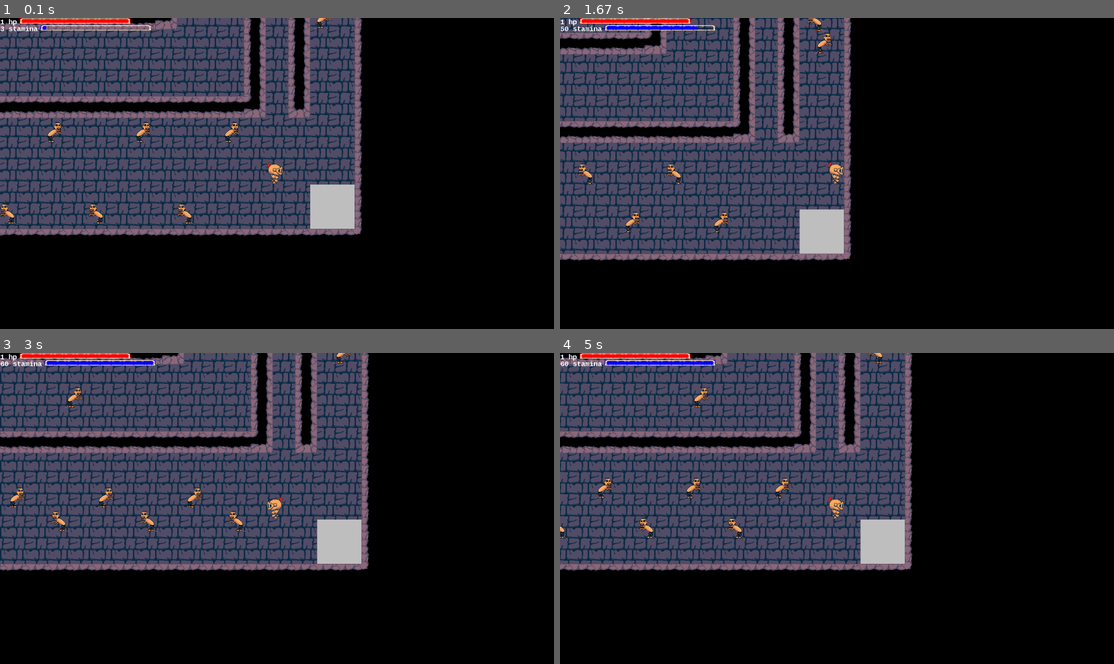
Above: before the commit, frames 1-4 (two rows, left to right).
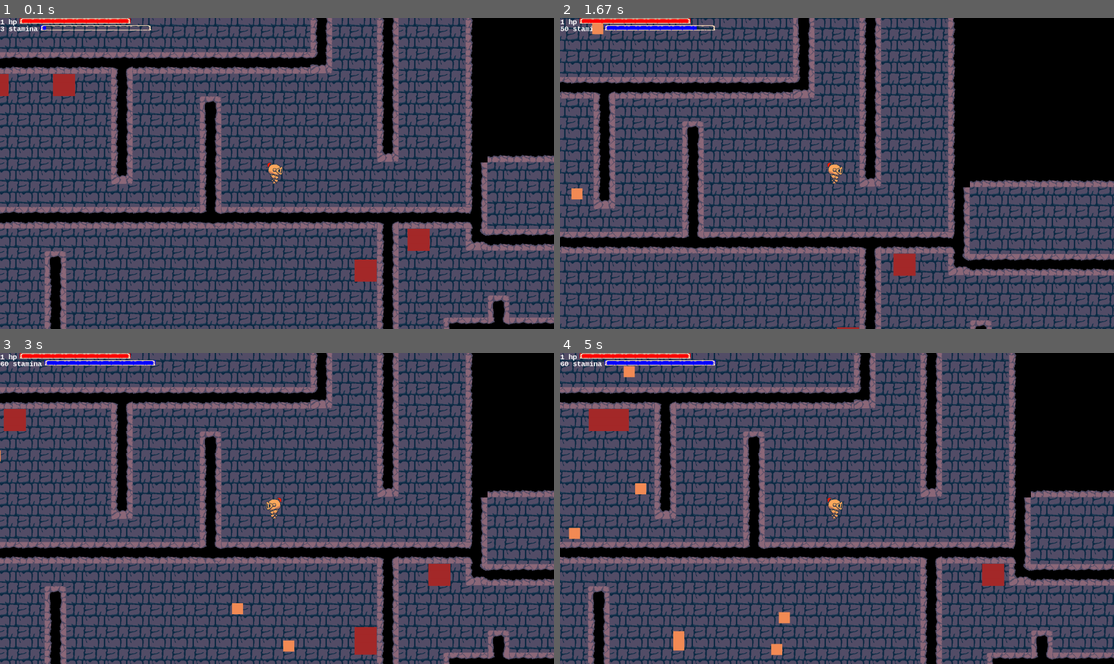
Above: after the commit, the same moments.

Repository: benedekhalaj/pygame-roguelike
Game: pygame game, started from play.py
The game is run twice, just before and just after one commit, with the same random seed, the same clock (stepped at 60 frames per second) and the same inputs.
Inputs:
- Up to frame 1 (0.1 s): no input
- Up to frame 2 (1.67 s): hold Right 0.33-0.8 s; hold Up 0.83-1.13 s; hold Right 1.17-1.63 s
- Up to frame 3 (3 s): hold Left 1.67-2.2 s; hold Down 2.23-2.53 s; hold Left 2.57-2.97 s
- Up to frame 4 (5 s): hold Up 3-3.37 s; hold Right 3.4-4.03 s; hold Down 4.07-4.43 s; hold Left 4.47-4.93 s; hold Right from 4.97 s (still down)

The runs differ from the first frame. In frame 1, 62% of the frame differs, in the area x 0-100%, y 0-100%; in frame 2, 64%; in frame 3, 69%; in frame 4, 69%.

Commit message:
Map: Update Level 2

Diff:
--- a/model/map/map.py
+++ b/model/map/map.py
@@ -10,7 +10,7 @@
 
 
 def generate_map():
-    text_map = data_manager.open_csv_file(f"model/map/map_file/{LEVEL_1}")
+    text_map = data_manager.open_csv_file(f"model/map/map_file/{LEVEL_2}")
     map_sings = data_manager.open_file("model/map/map_file/map_description.csv")
     map_sings_dict = create_map_sign_dict(map_sings)
     return text_map, map_sings_dict
--- a/model/map/map_file/level_2.csv
+++ b/model/map/map_file/level_2.csv
@@ -1,32 +1,32 @@
 9,3,3,3,3,3,3,3,3,3,3,3,3,3,3,3,3,3,3,3,3,3,3,3,3,3,3,3,3,3,3,3,3,3,3,3,3,3,3,3,3,3,3,3,3,3,3,3,3,3,3,3,3,3,3,3,3,3,3,3,3,33,3,3,3,8,-1,-1,-1,-1,-1,-1,-1,-1,-1,9,3,3,3,8
 5,1,1,1,1,1,1,1,1,1,1,1,1,1,1,1,1,1,1,1,1,1,1,1,1,1,1,1,1,1,1,1,1,1,1,1,1,1,1,1,1,1,1,1,1,1,1,1,1,1,1,1,1,1,1,1,1,1,1,1,1,14,1,1,1,25,3,3,3,3,3,3,3,3,3,27,1,1,2,4
-5,1,1,1,1,1,1,1,1,1,1,1,1,1,1,1,1,1,1,1,1,1,1,1,1,1,1,1,1,1,1,1,1,1,1,1,1,1,1,1,1,1,1,1,1,1,1,1,1,1,1,1,1,55,1,1,1,1,1,1,1,14,1,1,1,1,1,1,1,1,1,1,1,1,1,1,1,1,55,4
+5,1,1,1,1,1,1,1,1,1,1,1,1,1,1,1,1,1,1,1,1,1,1,1,1,1,1,1,1,1,1,1,1,1,1,1,1,1,1,1,1,1,1,1,1,1,1,1,1,1,1,1,1,54,1,1,1,1,1,1,1,14,1,1,1,1,1,1,1,1,1,1,1,1,1,1,1,1,54,4
 5,1,1,1,1,1,1,1,1,1,1,1,1,1,1,1,1,1,1,1,1,1,1,1,1,1,1,1,1,1,1,1,1,1,1,1,1,1,1,1,1,1,1,1,1,1,1,1,1,1,1,1,1,1,1,1,1,1,13,1,1,14,1,1,1,26,2,2,2,2,2,2,2,2,2,28,1,1,2,4
-5,1,1,1,1,1,1,1,1,1,1,1,1,1,1,1,1,1,1,1,1,1,1,1,1,1,1,1,1,1,1,1,1,1,1,1,1,1,1,1,1,1,1,1,1,1,1,1,1,1,1,1,1,1,1,1,1,1,14,1,1,14,1,1,1,4,1,1,1,1,1,1,1,1,1,5,1,1,1,4
-5,1,1,1,1,1,1,1,1,1,1,1,1,1,1,1,1,1,1,1,1,1,1,1,1,1,1,1,1,1,1,1,1,1,1,1,1,1,1,1,1,1,1,1,1,1,1,1,1,1,1,1,1,1,1,1,1,1,14,1,1,14,1,1,1,4,1,1,1,1,1,1,1,1,1,5,1,1,1,4
-7,2,2,2,2,2,2,2,2,2,2,2,2,2,2,2,2,2,2,2,2,2,2,2,2,2,2,2,2,2,2,2,2,2,2,2,2,29,11,11,11,11,11,11,11,11,11,11,11,20,11,11,11,11,11,11,11,11,22,1,1,14,1,1,1,4,1,1,1,1,1,1,1,1,1,5,1,1,1,4
--1,-1,-1,-1,-1,-1,-1,-1,-1,-1,-1,-1,-1,-1,-1,-1,-1,-1,-1,-1,-1,-1,-1,-1,-1,-1,-1,-1,-1,-1,-1,-1,-1,-1,-1,-1,-1,5,57,1,1,1,1,57,1,1,57,1,1,14,1,1,1,1,1,1,1,1,1,1,1,14,1,1,1,4,1,1,1,1,1,1,1,1,1,5,1,1,1,4
--1,-1,-1,-1,-1,-1,-1,-1,-1,-1,-1,-1,-1,-1,-1,-1,-1,-1,-1,-1,-1,-1,-1,-1,-1,-1,-1,-1,-1,-1,-1,-1,-1,-1,-1,-1,-1,5,1,1,1,1,1,1,1,1,1,1,1,14,1,1,1,13,1,1,1,1,1,1,1,14,1,1,1,4,1,1,1,1,1,1,1,1,1,5,1,1,1,4
--1,-1,-1,-1,-1,-1,-1,-1,-1,-1,-1,-1,-1,-1,-1,-1,-1,-1,-1,-1,-1,-1,-1,-1,-1,-1,-1,-1,-1,-1,-1,-1,-1,-1,-1,-1,-1,5,1,1,1,1,1,1,1,1,1,1,1,14,1,1,1,14,1,1,1,1,1,1,1,14,1,1,1,4,1,1,1,1,1,1,1,1,1,5,1,1,1,4
--1,-1,-1,-1,-1,-1,-1,-1,-1,-1,-1,-1,-1,-1,-1,-1,-1,-1,-1,-1,-1,-1,-1,-1,-1,-1,-1,-1,-1,-1,-1,-1,-1,-1,-1,-1,-1,5,1,1,1,1,1,1,1,1,1,1,1,14,1,1,1,14,1,1,1,1,1,1,1,15,1,1,1,4,1,1,1,1,1,1,1,1,1,7,2,2,2,6
--1,-1,-1,-1,-1,-1,-1,-1,-1,-1,-1,-1,-1,-1,-1,-1,-1,-1,-1,-1,-1,-1,-1,-1,-1,-1,-1,-1,-1,-1,-1,-1,-1,-1,-1,-1,-1,5,1,1,1,1,1,1,1,1,1,1,1,15,1,1,1,14,1,1,1,1,1,1,1,1,1,1,1,4,1,1,1,1,1,1,1,1,1,1,1,1,1,4
--1,-1,-1,-1,-1,-1,-1,-1,-1,-1,-1,-1,-1,-1,-1,-1,-1,-1,-1,-1,-1,-1,-1,-1,-1,-1,-1,-1,-1,-1,-1,-1,-1,-1,-1,-1,-1,5,1,1,1,1,1,1,1,1,1,1,1,1,1,1,1,14,1,1,1,0,1,1,1,1,1,1,1,4,1,1,1,1,1,1,1,1,1,1,1,1,1,4
--1,-1,-1,-1,-1,-1,-1,-1,-1,-1,-1,-1,-1,-1,-1,-1,-1,-1,-1,-1,-1,-1,-1,-1,-1,-1,-1,-1,-1,-1,-1,-1,-1,-1,-1,-1,-1,5,1,1,2,2,2,2,2,2,2,2,2,2,2,2,2,35,2,2,2,2,2,2,2,2,2,2,2,6,1,1,1,1,1,1,1,1,1,1,1,1,1,4
--1,-1,-1,-1,-1,-1,-1,-1,-1,-1,-1,-1,-1,-1,-1,-1,-1,-1,-1,-1,-1,-1,-1,-1,-1,-1,-1,-1,-1,-1,-1,-1,-1,-1,-1,-1,-1,5,1,1,1,1,1,1,1,1,1,1,1,1,1,1,1,1,1,1,1,1,1,1,1,2,57,1,1,4,51,51,51,51,51,51,51,51,1,1,1,1,1,4
--1,-1,-1,-1,-1,-1,-1,-1,-1,-1,-1,-1,-1,-1,-1,-1,-1,-1,-1,-1,-1,-1,-1,-1,-1,-1,-1,-1,-1,-1,-1,-1,-1,-1,-1,-1,-1,5,1,1,1,1,1,1,1,1,13,1,1,1,1,1,1,1,1,1,1,1,1,1,54,2,1,1,1,1,1,1,1,1,1,1,1,1,1,1,1,1,1,4
--1,-1,-1,-1,-1,-1,-1,-1,-1,-1,-1,-1,-1,-1,-1,-1,-1,-1,-1,-1,-1,-1,-1,-1,-1,-1,-1,-1,-1,-1,-1,-1,-1,-1,-1,-1,-1,5,1,1,1,1,1,1,1,1,14,1,1,1,1,1,1,1,1,1,1,1,1,1,1,2,1,1,1,1,1,1,1,1,1,1,1,1,1,1,1,1,1,4
--1,-1,-1,-1,-1,-1,-1,-1,-1,-1,-1,-1,-1,-1,-1,-1,-1,-1,-1,-1,-1,-1,-1,-1,-1,-1,-1,-1,-1,-1,-1,-1,-1,-1,-1,-1,-1,5,1,1,1,1,1,1,1,1,14,1,1,1,1,1,1,1,1,1,1,1,1,1,1,2,1,1,1,1,51,1,1,1,1,1,1,56,1,1,1,1,1,4
--1,-1,-1,-1,-1,-1,-1,-1,-1,-1,-1,-1,-1,-1,-1,-1,-1,-1,-1,-1,-1,-1,-1,-1,-1,-1,-1,-1,-1,-1,-1,-1,-1,-1,-1,-1,-1,5,55,1,1,1,1,1,1,1,14,1,1,1,1,1,1,1,1,1,1,1,1,1,1,2,1,1,4,4,4,4,4,4,4,4,4,4,4,4,4,4,4,4
--1,-1,-1,-1,-1,-1,-1,-1,-1,-1,-1,-1,-1,-1,-1,-1,-1,-1,-1,-1,-1,-1,-1,-1,-1,-1,-1,-1,-1,-1,-1,-1,-1,-1,-1,-1,-1,5,2,2,2,2,2,2,2,2,2,1,1,1,1,1,1,1,1,1,1,1,1,1,1,2,1,1,1,1,1,1,4,-1,-1,-1,-1,-1,-1,-1,-1,-1,-1,-1
--1,-1,-1,-1,-1,-1,-1,-1,-1,-1,-1,-1,-1,-1,-1,-1,-1,-1,-1,-1,-1,-1,-1,-1,-1,-1,-1,-1,-1,-1,-1,-1,-1,-1,-1,-1,-1,-1,-1,-1,-1,-1,-1,-1,-1,-1,2,1,1,1,1,1,1,1,1,1,1,1,1,1,1,2,1,1,1,1,1,1,4,-1,-1,-1,-1,-1,-1,-1,-1,-1,-1,-1
--1,-1,-1,-1,-1,-1,-1,-1,-1,-1,-1,-1,-1,-1,-1,-1,-1,-1,-1,-1,-1,-1,-1,-1,-1,-1,-1,-1,-1,-1,-1,-1,-1,-1,-1,-1,-1,-1,-1,-1,-1,-1,-1,-1,-1,-1,2,1,1,1,1,1,1,1,1,1,1,1,1,1,54,2,1,1,1,1,1,1,4,-1,-1,-1,-1,-1,-1,-1,-1,-1,-1,-1
--1,-1,-1,-1,-1,-1,-1,-1,-1,-1,-1,-1,-1,-1,-1,-1,-1,-1,-1,-1,-1,-1,-1,-1,-1,-1,-1,-1,-1,-1,-1,-1,-1,-1,-1,-1,-1,-1,-1,-1,-1,-1,-1,-1,-1,-1,2,1,1,1,1,1,1,1,1,1,1,1,1,1,1,2,1,1,1,1,1,1,4,-1,-1,-1,-1,-1,-1,-1,-1,-1,-1,-1
--1,-1,-1,-1,-1,-1,-1,-1,-1,-1,-1,-1,-1,-1,-1,-1,-1,-1,-1,-1,-1,-1,-1,-1,-1,-1,-1,-1,-1,-1,-1,-1,-1,-1,-1,-1,-1,-1,-1,-1,-1,-1,-1,-1,-1,-1,2,56,1,1,1,1,1,1,1,1,1,1,1,1,1,2,1,1,1,1,1,1,4,-1,-1,-1,-1,-1,-1,-1,-1,-1,-1,-1
--1,-1,-1,-1,-1,-1,-1,-1,-1,-1,-1,-1,-1,-1,-1,-1,-1,-1,-1,-1,-1,-1,-1,-1,-1,-1,-1,-1,-1,-1,-1,-1,-1,-1,-1,-1,-1,-1,-1,-1,-1,-1,-1,-1,-1,-1,2,2,2,2,2,2,2,2,2,2,2,2,2,1,51,2,1,1,1,1,1,1,4,-1,-1,-1,-1,-1,-1,-1,-1,-1,-1,-1
--1,-1,-1,-1,-1,-1,-1,-1,-1,-1,-1,-1,-1,-1,-1,-1,-1,-1,-1,-1,-1,-1,-1,-1,-1,-1,-1,-1,-1,-1,-1,-1,-1,-1,-1,-1,-1,-1,-1,-1,-1,-1,-1,-1,-1,-1,-1,-1,-1,-1,-1,-1,-1,-1,-1,-1,-1,-1,4,1,1,1,1,1,1,1,1,1,4,-1,-1,-1,-1,-1,-1,-1,-1,-1,-1,-1
--1,-1,-1,-1,-1,-1,-1,-1,-1,-1,-1,-1,-1,-1,-1,-1,-1,-1,-1,-1,-1,-1,-1,-1,-1,-1,-1,-1,-1,-1,-1,-1,-1,-1,-1,-1,-1,-1,-1,-1,-1,-1,-1,-1,-1,-1,-1,-1,-1,-1,-1,-1,-1,-1,-1,-1,-1,-1,4,1,1,1,1,1,1,1,1,1,4,-1,-1,-1,-1,-1,-1,-1,-1,-1,-1,-1
--1,-1,-1,-1,-1,-1,-1,-1,-1,-1,-1,-1,-1,-1,-1,-1,-1,-1,-1,-1,-1,-1,-1,-1,-1,-1,-1,-1,-1,-1,-1,-1,-1,-1,-1,-1,-1,-1,-1,-1,-1,-1,-1,-1,-1,-1,-1,-1,-1,-1,-1,-1,-1,-1,-1,-1,-1,-1,4,1,1,3,56,1,1,1,1,1,4,-1,-1,-1,-1,-1,-1,-1,-1,-1,-1,-1
--1,-1,-1,-1,-1,-1,-1,-1,-1,-1,-1,-1,-1,-1,-1,-1,-1,-1,-1,-1,-1,-1,-1,-1,-1,-1,-1,-1,-1,-1,-1,-1,-1,-1,-1,-1,-1,-1,-1,-1,-1,-1,-1,-1,-1,-1,-1,-1,-1,-1,-1,-1,-1,-1,-1,-1,-1,-1,2,4,4,4,4,4,4,4,4,4,4,-1,-1,-1,-1,-1,-1,-1,-1,-1,-1,-1
+5,1,1,1,1,1,1,1,1,1,1,1,1,1,1,1,1,1,1,1,1,1,1,1,1,1,1,1,1,1,1,1,1,1,1,1,1,1,1,1,1,1,1,1,1,1,1,1,1,1,1,1,1,1,1,1,1,1,14,1,1,14,1,1,1,4,-1,-1,-1,-1,-1,-1,-1,-1,-1,5,1,1,1,4
+5,1,1,1,1,1,1,1,1,1,1,1,1,1,1,1,1,1,1,1,1,1,1,1,1,1,1,1,1,1,1,1,1,1,1,1,1,1,1,1,1,1,1,1,1,1,1,1,1,1,1,1,1,1,1,1,1,1,14,1,1,14,1,1,1,4,-1,-1,-1,-1,-1,-1,-1,-1,-1,5,1,1,1,4
+7,2,2,2,2,2,2,2,2,2,2,2,2,2,2,2,2,2,2,2,2,2,2,2,2,2,2,2,2,2,2,2,2,2,2,2,2,29,11,11,11,11,11,11,11,11,11,11,11,20,11,11,11,11,11,11,11,11,22,1,1,14,1,1,1,4,-1,-1,-1,-1,-1,-1,-1,-1,-1,5,1,1,1,4
+-1,-1,-1,-1,-1,-1,-1,-1,-1,-1,-1,-1,-1,-1,-1,-1,-1,-1,-1,-1,-1,-1,-1,-1,-1,-1,-1,-1,-1,-1,-1,-1,-1,-1,-1,-1,-1,5,57,1,1,1,1,57,1,1,57,1,1,14,1,1,1,1,1,1,1,1,1,1,1,14,1,1,1,4,-1,-1,-1,-1,-1,-1,-1,-1,-1,5,1,1,1,4
+-1,-1,-1,-1,-1,-1,-1,-1,-1,-1,-1,-1,-1,-1,-1,-1,-1,-1,-1,-1,-1,-1,-1,-1,-1,-1,-1,-1,-1,-1,-1,-1,-1,-1,-1,-1,-1,5,1,1,1,1,1,1,1,1,1,1,1,14,1,1,1,13,1,1,1,1,1,1,1,14,1,1,1,4,-1,-1,-1,-1,-1,-1,-1,-1,-1,5,1,1,1,4
+-1,-1,-1,-1,-1,-1,-1,-1,-1,-1,-1,-1,-1,-1,-1,-1,-1,-1,-1,-1,-1,-1,-1,-1,-1,-1,-1,-1,-1,-1,-1,-1,-1,-1,-1,-1,-1,5,1,1,1,1,1,1,1,1,1,1,1,14,1,1,1,14,1,1,1,1,1,1,1,14,1,1,1,4,-1,-1,-1,-1,-1,-1,-1,-1,-1,5,1,1,1,4
+-1,-1,-1,-1,-1,-1,-1,-1,-1,-1,-1,-1,-1,-1,-1,-1,-1,-1,-1,-1,-1,-1,-1,-1,-1,-1,-1,-1,-1,-1,-1,-1,-1,-1,-1,-1,-1,5,1,1,1,1,1,1,1,1,1,1,1,14,1,1,1,14,1,1,1,1,1,1,1,15,1,1,1,4,3,3,3,3,3,3,3,3,3,51,11,11,11,34
+-1,-1,-1,-1,-1,-1,-1,-1,-1,-1,-1,-1,-1,-1,-1,-1,-1,-1,-1,-1,-1,-1,-1,-1,-1,-1,-1,-1,-1,-1,-1,-1,-1,-1,-1,-1,-1,5,1,1,1,1,1,1,1,1,1,1,1,15,1,1,1,14,1,1,0,1,1,1,1,1,1,1,1,14,1,1,1,1,1,1,1,1,1,1,1,1,1,4
+-1,-1,-1,-1,-1,-1,-1,-1,-1,-1,-1,-1,-1,-1,-1,-1,-1,-1,-1,-1,-1,-1,-1,-1,-1,-1,-1,-1,-1,-1,-1,-1,-1,-1,-1,-1,-1,5,1,1,1,1,1,1,1,1,1,1,1,1,1,1,1,14,1,1,1,1,1,1,1,1,1,1,1,14,1,1,1,1,1,1,1,1,1,1,1,1,1,4
+-1,-1,-1,-1,-1,-1,-1,-1,-1,-1,-1,-1,-1,-1,-1,-1,-1,-1,-1,-1,-1,-1,-1,-1,-1,-1,-1,-1,-1,-1,-1,-1,-1,-1,-1,-1,-1,5,1,1,10,11,11,11,11,11,11,11,11,11,11,11,11,18,11,11,11,11,11,11,11,20,11,11,11,17,1,1,1,1,1,1,1,1,1,1,1,1,1,4
+-1,-1,-1,-1,-1,-1,-1,-1,-1,-1,-1,-1,-1,-1,-1,-1,-1,-1,-1,-1,-1,-1,-1,-1,-1,-1,-1,-1,-1,-1,-1,-1,-1,-1,-1,-1,-1,5,1,1,1,1,1,1,1,1,1,1,1,1,1,1,1,1,1,1,1,1,1,1,1,14,57,1,1,21,11,11,11,11,11,11,11,12,1,1,1,1,1,4
+-1,-1,-1,-1,-1,-1,-1,-1,-1,-1,-1,-1,-1,-1,-1,-1,-1,-1,-1,-1,-1,-1,-1,-1,-1,-1,-1,-1,-1,-1,-1,-1,-1,-1,-1,-1,-1,5,1,1,1,1,1,1,1,1,13,1,1,1,1,1,1,1,1,1,1,1,1,1,54,14,1,1,1,1,1,1,1,1,1,1,1,1,1,1,1,1,1,4
+-1,-1,-1,-1,-1,-1,-1,-1,-1,-1,-1,-1,-1,-1,-1,-1,-1,-1,-1,-1,-1,-1,-1,-1,-1,-1,-1,-1,-1,-1,-1,-1,-1,-1,-1,-1,-1,5,1,1,1,1,1,1,1,1,14,1,1,1,1,1,1,1,1,1,1,1,1,1,1,14,1,1,1,1,1,1,1,1,1,1,1,1,1,1,1,1,1,4
+-1,-1,-1,-1,-1,-1,-1,-1,-1,-1,-1,-1,-1,-1,-1,-1,-1,-1,-1,-1,-1,-1,-1,-1,-1,-1,-1,-1,-1,-1,-1,-1,-1,-1,-1,-1,-1,5,1,1,1,1,1,1,1,1,14,1,1,1,1,1,1,1,1,1,1,1,1,1,1,14,1,1,1,1,13,1,1,1,1,1,1,56,1,1,1,1,1,4
+-1,-1,-1,-1,-1,-1,-1,-1,-1,-1,-1,-1,-1,-1,-1,-1,-1,-1,-1,-1,-1,-1,-1,-1,-1,-1,-1,-1,-1,-1,-1,-1,-1,-1,-1,-1,-1,5,55,1,1,1,1,1,1,1,14,1,1,1,1,1,1,1,1,1,1,1,1,1,1,14,1,1,10,11,18,11,29,2,2,2,2,2,2,2,2,2,2,6
+-1,-1,-1,-1,-1,-1,-1,-1,-1,-1,-1,-1,-1,-1,-1,-1,-1,-1,-1,-1,-1,-1,-1,-1,-1,-1,-1,-1,-1,-1,-1,-1,-1,-1,-1,-1,-1,7,2,2,2,2,2,2,2,2,31,1,1,1,1,1,1,1,1,1,1,1,1,1,1,14,1,1,1,1,1,1,4,-1,-1,-1,-1,-1,-1,-1,-1,-1,-1,-1
+-1,-1,-1,-1,-1,-1,-1,-1,-1,-1,-1,-1,-1,-1,-1,-1,-1,-1,-1,-1,-1,-1,-1,-1,-1,-1,-1,-1,-1,-1,-1,-1,-1,-1,-1,-1,-1,-1,-1,-1,-1,-1,-1,-1,-1,-1,5,1,1,1,1,1,1,1,1,1,1,1,1,1,1,14,1,1,1,1,1,1,4,-1,-1,-1,-1,-1,-1,-1,-1,-1,-1,-1
+-1,-1,-1,-1,-1,-1,-1,-1,-1,-1,-1,-1,-1,-1,-1,-1,-1,-1,-1,-1,-1,-1,-1,-1,-1,-1,-1,-1,-1,-1,-1,-1,-1,-1,-1,-1,-1,-1,-1,-1,-1,-1,-1,-1,-1,-1,5,1,1,1,1,1,1,1,1,1,1,1,1,1,54,14,1,1,1,1,1,1,4,-1,-1,-1,-1,-1,-1,-1,-1,-1,-1,-1
+-1,-1,-1,-1,-1,-1,-1,-1,-1,-1,-1,-1,-1,-1,-1,-1,-1,-1,-1,-1,-1,-1,-1,-1,-1,-1,-1,-1,-1,-1,-1,-1,-1,-1,-1,-1,-1,-1,-1,-1,-1,-1,-1,-1,-1,-1,5,1,1,1,1,1,1,1,1,1,1,1,1,1,1,14,1,1,1,1,1,1,4,-1,-1,-1,-1,-1,-1,-1,-1,-1,-1,-1
+-1,-1,-1,-1,-1,-1,-1,-1,-1,-1,-1,-1,-1,-1,-1,-1,-1,-1,-1,-1,-1,-1,-1,-1,-1,-1,-1,-1,-1,-1,-1,-1,-1,-1,-1,-1,-1,-1,-1,-1,-1,-1,-1,-1,-1,-1,5,56,1,1,1,1,1,1,1,1,1,1,1,1,1,14,1,1,1,1,1,1,4,-1,-1,-1,-1,-1,-1,-1,-1,-1,-1,-1
+-1,-1,-1,-1,-1,-1,-1,-1,-1,-1,-1,-1,-1,-1,-1,-1,-1,-1,-1,-1,-1,-1,-1,-1,-1,-1,-1,-1,-1,-1,-1,-1,-1,-1,-1,-1,-1,-1,-1,-1,-1,-1,-1,-1,-1,-1,7,2,2,2,2,2,2,2,2,2,2,2,28,1,10,22,1,1,1,1,1,1,4,-1,-1,-1,-1,-1,-1,-1,-1,-1,-1,-1
+-1,-1,-1,-1,-1,-1,-1,-1,-1,-1,-1,-1,-1,-1,-1,-1,-1,-1,-1,-1,-1,-1,-1,-1,-1,-1,-1,-1,-1,-1,-1,-1,-1,-1,-1,-1,-1,-1,-1,-1,-1,-1,-1,-1,-1,-1,-1,-1,-1,-1,-1,-1,-1,-1,-1,-1,-1,-1,5,1,1,1,1,1,1,1,1,1,4,-1,-1,-1,-1,-1,-1,-1,-1,-1,-1,-1
+-1,-1,-1,-1,-1,-1,-1,-1,-1,-1,-1,-1,-1,-1,-1,-1,-1,-1,-1,-1,-1,-1,-1,-1,-1,-1,-1,-1,-1,-1,-1,-1,-1,-1,-1,-1,-1,-1,-1,-1,-1,-1,-1,-1,-1,-1,-1,-1,-1,-1,-1,-1,-1,-1,-1,-1,-1,-1,5,1,1,1,1,1,1,1,1,1,4,-1,-1,-1,-1,-1,-1,-1,-1,-1,-1,-1
+-1,-1,-1,-1,-1,-1,-1,-1,-1,-1,-1,-1,-1,-1,-1,-1,-1,-1,-1,-1,-1,-1,-1,-1,-1,-1,-1,-1,-1,-1,-1,-1,-1,-1,-1,-1,-1,-1,-1,-1,-1,-1,-1,-1,-1,-1,-1,-1,-1,-1,-1,-1,-1,-1,-1,-1,-1,-1,5,1,1,13,56,1,1,1,1,1,4,-1,-1,-1,-1,-1,-1,-1,-1,-1,-1,-1
+-1,-1,-1,-1,-1,-1,-1,-1,-1,-1,-1,-1,-1,-1,-1,-1,-1,-1,-1,-1,-1,-1,-1,-1,-1,-1,-1,-1,-1,-1,-1,-1,-1,-1,-1,-1,-1,-1,-1,-1,-1,-1,-1,-1,-1,-1,-1,-1,-1,-1,-1,-1,-1,-1,-1,-1,-1,-1,7,2,2,35,2,2,2,2,2,2,6,-1,-1,-1,-1,-1,-1,-1,-1,-1,-1,-1
 -1,-1,-1,-1,-1,-1,-1,-1,-1,-1,-1,-1,-1,-1,-1,-1,-1,-1,-1,-1,-1,-1,-1,-1,-1,-1,-1,-1,-1,-1,-1,-1,-1,-1,-1,-1,-1,-1,-1,-1,-1,-1,-1,-1,-1,-1,-1,-1,-1,-1,-1,-1,-1,-1,-1,-1,-1,-1,-1,-1,-1,-1,-1,-1,-1,-1,-1,-1,-1,-1,-1,-1,-1,-1,-1,-1,-1,-1,-1,-1
 -1,-1,-1,-1,-1,-1,-1,-1,-1,-1,-1,-1,-1,-1,-1,-1,-1,-1,-1,-1,-1,-1,-1,-1,-1,-1,-1,-1,-1,-1,-1,-1,-1,-1,-1,-1,-1,-1,-1,-1,-1,-1,-1,-1,-1,-1,-1,-1,-1,-1,-1,-1,-1,-1,-1,-1,-1,-1,-1,-1,-1,-1,-1,-1,-1,-1,-1,-1,-1,-1,-1,-1,-1,-1,-1,-1,-1,-1,-1,-1
 -1,-1,-1,-1,-1,-1,-1,-1,-1,-1,-1,-1,-1,-1,-1,-1,-1,-1,-1,-1,-1,-1,-1,-1,-1,-1,-1,-1,-1,-1,-1,-1,-1,-1,-1,-1,-1,-1,-1,-1,-1,-1,-1,-1,-1,-1,-1,-1,-1,-1,-1,-1,-1,-1,-1,-1,-1,-1,-1,-1,-1,-1,-1,-1,-1,-1,-1,-1,-1,-1,-1,-1,-1,-1,-1,-1,-1,-1,-1,-1
--- a/model/map/map_file/level_2.tmx
+++ b/model/map/map_file/level_2.tmx
@@ -1,12 +1,12 @@
 <?xml version="1.0" encoding="UTF-8"?>
-<map version="1.5" tiledversion="1.7.2" orientation="orthogonal" renderorder="right-down" width="100" height="100" tilewidth="64" tileheight="64" infinite="1" nextlayerid="2" nextobjectid="1">
+<map version="1.5" tiledversion="1.7.2" orientation="orthogonal" renderorder="right-down" width="80" height="30" tilewidth="64" tileheight="64" infinite="1" nextlayerid="2" nextobjectid="1">
  <editorsettings>
   <export target="level_2.csv" format="csv"/>
  </editorsettings>
  <tileset firstgid="1" source="Mighty_Python_level_creator_spritesheet.tsx"/>
- <layer id="1" name="Tile Layer 1" width="100" height="100">
+ <layer id="1" name="Tile Layer 1" width="80" height="30">
   <data encoding="csv">
-   <chunk x="-48" y="-48" width="16" height="16">
+   <chunk x="0" y="0" width="16" height="16">
 10,4,4,4,4,4,4,4,4,4,4,4,4,4,4,4,
 6,2,2,2,2,2,2,2,2,2,2,2,2,2,2,2,
 6,2,2,2,2,2,2,2,2,2,2,2,2,2,2,2,
@@ -24,7 +24,7 @@
 0,0,0,0,0,0,0,0,0,0,0,0,0,0,0,0,
 0,0,0,0,0,0,0,0,0,0,0,0,0,0,0,0
 </chunk>
-   <chunk x="-32" y="-48" width="16" height="16">
+   <chunk x="16" y="0" width="16" height="16">
 4,4,4,4,4,4,4,4,4,4,4,4,4,4,4,4,
 2,2,2,2,2,2,2,2,2,2,2,2,2,2,2,2,
 2,2,2,2,2,2,2,2,2,2,2,2,2,2,2,2,
@@ -42,7 +42,7 @@
 0,0,0,0,0,0,0,0,0,0,0,0,0,0,0,0,
 0,0,0,0,0,0,0,0,0,0,0,0,0,0,0,0
 </chunk>
-   <chunk x="-16" y="-48" width="16" height="16">
+   <chunk x="32" y="0" width="16" height="16">
 4,4,4,4,4,4,4,4,4,4,4,4,4,4,4,4,
 2,2,2,2,2,2,2,2,2,2,2,2,2,2,2,2,
 2,2,2,2,2,2,2,2,2,2,2,2,2,2,2,2,
@@ -56,14 +56,14 @@
 0,0,0,0,0,6,2,2,2,2,2,2,2,2,2,2,
 0,0,0,0,0,6,2,2,2,2,2,2,2,2,2,2,
 0,0,0,0,0,6,2,2,2,2,2,2,2,2,2,2,
-0,0,0,0,0,6,2,2,3,3,3,3,3,3,3,3,
+0,0,0,0,0,6,2,2,11,12,12,12,12,12,12,12,
 0,0,0,0,0,6,2,2,2,2,2,2,2,2,2,2,
 0,0,0,0,0,6,2,2,2,2,2,2,2,2,14,2
 </chunk>
-   <chunk x="0" y="-48" width="16" height="16">
+   <chunk x="48" y="0" width="16" height="16">
 4,4,4,4,4,4,4,4,4,4,4,4,4,34,4,4,
 2,2,2,2,2,2,2,2,2,2,2,2,2,15,2,2,
-2,2,2,2,2,56,2,2,2,2,2,2,2,15,2,2,
+2,2,2,2,2,55,2,2,2,2,2,2,2,15,2,2,
 2,2,2,2,2,2,2,2,2,2,14,2,2,15,2,2,
 2,2,2,2,2,2,2,2,2,2,15,2,2,15,2,2,
 2,2,2,2,2,2,2,2,2,2,15,2,2,15,2,2,
@@ -72,40 +72,40 @@
 2,15,2,2,2,14,2,2,2,2,2,2,2,15,2,2,
 2,15,2,2,2,15,2,2,2,2,2,2,2,15,2,2,
 2,15,2,2,2,15,2,2,2,2,2,2,2,16,2,2,
-2,16,2,2,2,15,2,2,2,2,2,2,2,2,2,2,
-2,2,2,2,2,15,2,2,2,1,2,2,2,2,2,2,
-3,3,3,3,3,36,3,3,3,3,3,3,3,3,3,3,
-2,2,2,2,2,2,2,2,2,2,2,2,2,3,58,2,
-2,2,2,2,2,2,2,2,2,2,2,2,55,3,2,2
+2,16,2,2,2,15,2,2,1,2,2,2,2,2,2,2,
+2,2,2,2,2,15,2,2,2,2,2,2,2,2,2,2,
+12,12,12,12,12,19,12,12,12,12,12,12,12,21,12,12,
+2,2,2,2,2,2,2,2,2,2,2,2,2,15,58,2,
+2,2,2,2,2,2,2,2,2,2,2,2,55,15,2,2
 </chunk>
-   <chunk x="16" y="-48" width="16" height="16">
+   <chunk x="64" y="0" width="16" height="16">
 4,9,0,0,0,0,0,0,0,0,0,10,4,4,4,9,
 2,26,4,4,4,4,4,4,4,4,4,28,2,2,3,5,
-2,2,2,2,2,2,2,2,2,2,2,2,2,2,56,5,
+2,2,2,2,2,2,2,2,2,2,2,2,2,2,55,5,
 2,27,3,3,3,3,3,3,3,3,3,29,2,2,3,5,
-2,5,2,2,2,2,2,2,2,2,2,6,2,2,2,5,
-2,5,2,2,2,2,2,2,2,2,2,6,2,2,2,5,
-2,5,2,2,2,2,2,2,2,2,2,6,2,2,2,5,
-2,5,2,2,2,2,2,2,2,2,2,6,2,2,2,5,
-2,5,2,2,2,2,2,2,2,2,2,6,2,2,2,5,
-2,5,2,2,2,2,2,2,2,2,2,6,2,2,2,5,
-2,5,2,2,2,2,2,2,2,2,2,8,3,3,3,7,
-2,5,2,2,2,2,2,2,2,2,2,2,2,2,2,5,
-2,5,2,2,2,2,2,2,2,2,2,2,2,2,2,5,
-3,7,2,2,2,2,2,2,2,2,2,2,2,2,2,5,
-2,5,52,52,52,52,52,52,52,52,2,2,2,2,2,5,
+2,5,0,0,0,0,0,0,0,0,0,6,2,2,2,5,
+2,5,0,0,0,0,0,0,0,0,0,6,2,2,2,5,
+2,5,0,0,0,0,0,0,0,0,0,6,2,2,2,5,
+2,5,0,0,0,0,0,0,0,0,0,6,2,2,2,5,
+2,5,0,0,0,0,0,0,0,0,0,6,2,2,2,5,
+2,5,0,0,0,0,0,0,0,0,0,6,2,2,2,5,
+2,5,4,4,4,4,4,4,4,4,4,52,12,12,12,35,
+2,15,2,2,2,2,2,2,2,2,2,2,2,2,2,5,
+2,15,2,2,2,2,2,2,2,2,2,2,2,2,2,5,
+12,18,2,2,2,2,2,2,2,2,2,2,2,2,2,5,
+2,22,12,12,12,12,12,12,12,13,2,2,2,2,2,5,
 2,2,2,2,2,2,2,2,2,2,2,2,2,2,2,5
 </chunk>
-   <chunk x="-16" y="-32" width="16" height="16">
+   <chunk x="32" y="16" width="16" height="16">
 0,0,0,0,0,6,2,2,2,2,2,2,2,2,15,2,
 0,0,0,0,0,6,2,2,2,2,2,2,2,2,15,2,
 0,0,0,0,0,6,56,2,2,2,2,2,2,2,15,2,
-0,0,0,0,0,6,3,3,3,3,3,3,3,3,3,2,
-0,0,0,0,0,0,0,0,0,0,0,0,0,0,3,2,
-0,0,0,0,0,0,0,0,0,0,0,0,0,0,3,2,
-0,0,0,0,0,0,0,0,0,0,0,0,0,0,3,2,
-0,0,0,0,0,0,0,0,0,0,0,0,0,0,3,57,
-0,0,0,0,0,0,0,0,0,0,0,0,0,0,3,3,
+0,0,0,0,0,8,3,3,3,3,3,3,3,3,32,2,
+0,0,0,0,0,0,0,0,0,0,0,0,0,0,6,2,
+0,0,0,0,0,0,0,0,0,0,0,0,0,0,6,2,
+0,0,0,0,0,0,0,0,0,0,0,0,0,0,6,2,
+0,0,0,0,0,0,0,0,0,0,0,0,0,0,6,57,
+0,0,0,0,0,0,0,0,0,0,0,0,0,0,8,3,
 0,0,0,0,0,0,0,0,0,0,0,0,0,0,0,0,
 0,0,0,0,0,0,0,0,0,0,0,0,0,0,0,0,
 0,0,0,0,0,0,0,0,0,0,0,0,0,0,0,0,
@@ -114,28 +114,28 @@
 0,0,0,0,0,0,0,0,0,0,0,0,0,0,0,0,
 0,0,0,0,0,0,0,0,0,0,0,0,0,0,0,0
 </chunk>
-   <chunk x="0" y="-32" width="16" height="16">
-2,2,2,2,2,2,2,2,2,2,2,2,2,3,2,2,
-2,2,2,2,2,2,2,2,2,2,2,2,2,3,2,2,
-2,2,2,2,2,2,2,2,2,2,2,2,2,3,2,2,
-2,2,2,2,2,2,2,2,2,2,2,2,2,3,2,2,
-2,2,2,2,2,2,2,2,2,2,2,2,2,3,2,2,
-2,2,2,2,2,2,2,2,2,2,2,2,55,3,2,2,
-2,2,2,2,2,2,2,2,2,2,2,2,2,3,2,2,
-2,2,2,2,2,2,2,2,2,2,2,2,2,3,2,2,
-3,3,3,3,3,3,3,3,3,3,3,2,52,3,2,2,
-0,0,0,0,0,0,0,0,0,0,5,2,2,2,2,2,
-0,0,0,0,0,0,0,0,0,0,5,2,2,2,2,2,
-0,0,0,0,0,0,0,0,0,0,5,2,2,4,57,2,
-0,0,0,0,0,0,0,0,0,0,3,5,5,5,5,5,
+   <chunk x="48" y="16" width="16" height="16">
+2,2,2,2,2,2,2,2,2,2,2,2,2,15,2,2,
+2,2,2,2,2,2,2,2,2,2,2,2,2,15,2,2,
+2,2,2,2,2,2,2,2,2,2,2,2,2,15,2,2,
+2,2,2,2,2,2,2,2,2,2,2,2,2,15,2,2,
+2,2,2,2,2,2,2,2,2,2,2,2,2,15,2,2,
+2,2,2,2,2,2,2,2,2,2,2,2,55,15,2,2,
+2,2,2,2,2,2,2,2,2,2,2,2,2,15,2,2,
+2,2,2,2,2,2,2,2,2,2,2,2,2,15,2,2,
+3,3,3,3,3,3,3,3,3,3,29,2,11,23,2,2,
+0,0,0,0,0,0,0,0,0,0,6,2,2,2,2,2,
+0,0,0,0,0,0,0,0,0,0,6,2,2,2,2,2,
+0,0,0,0,0,0,0,0,0,0,6,2,2,14,57,2,
+0,0,0,0,0,0,0,0,0,0,8,3,3,36,3,3,
 0,0,0,0,0,0,0,0,0,0,0,0,0,0,0,0,
 0,0,0,0,0,0,0,0,0,0,0,0,0,0,0,0,
 0,0,0,0,0,0,0,0,0,0,0,0,0,0,0,0
 </chunk>
-   <chunk x="16" y="-32" width="16" height="16">
+   <chunk x="64" y="16" width="16" height="16">
 2,2,2,2,2,2,2,2,2,2,2,2,2,2,2,5,
-2,2,52,2,2,2,2,2,2,57,2,2,2,2,2,5,
-5,5,5,5,5,5,5,5,5,5,5,5,5,5,5,5,
+2,2,14,2,2,2,2,2,2,57,2,2,2,2,2,5,
+11,12,19,12,30,3,3,3,3,3,3,3,3,3,3,7,
 2,2,2,2,5,0,0,0,0,0,0,0,0,0,0,0,
 2,2,2,2,5,0,0,0,0,0,0,0,0,0,0,0,
 2,2,2,2,5,0,0,0,0,0,0,0,0,0,0,0,
@@ -145,7 +145,7 @@
 2,2,2,2,5,0,0,0,0,0,0,0,0,0,0,0,
 2,2,2,2,5,0,0,0,0,0,0,0,0,0,0,0,
 2,2,2,2,5,0,0,0,0,0,0,0,0,0,0,0,
-5,5,5,5,5,0,0,0,0,0,0,0,0,0,0,0,
+3,3,3,3,7,0,0,0,0,0,0,0,0,0,0,0,
 0,0,0,0,0,0,0,0,0,0,0,0,0,0,0,0,
 0,0,0,0,0,0,0,0,0,0,0,0,0,0,0,0,
 0,0,0,0,0,0,0,0,0,0,0,0,0,0,0,0
--- a/model/npc/npc.py
+++ b/model/npc/npc.py
@@ -21,7 +21,7 @@
             if self.rect.colliderect(player.rect):
                 if not self.talking_in_progress:
                     if player.inventory.brains < self.brain_expectation:
-                        print('Hello Dear! It seems like you haven\'t yet gathered all of the brains.')
+                        print('Hello Dear Knight! It seems like you haven\'t yet gathered all of the brains yet.')
                         print(f'{self.brain_expectation - player.inventory.brains} more to go!')
                         self.talking_in_progress = True
                     else:
